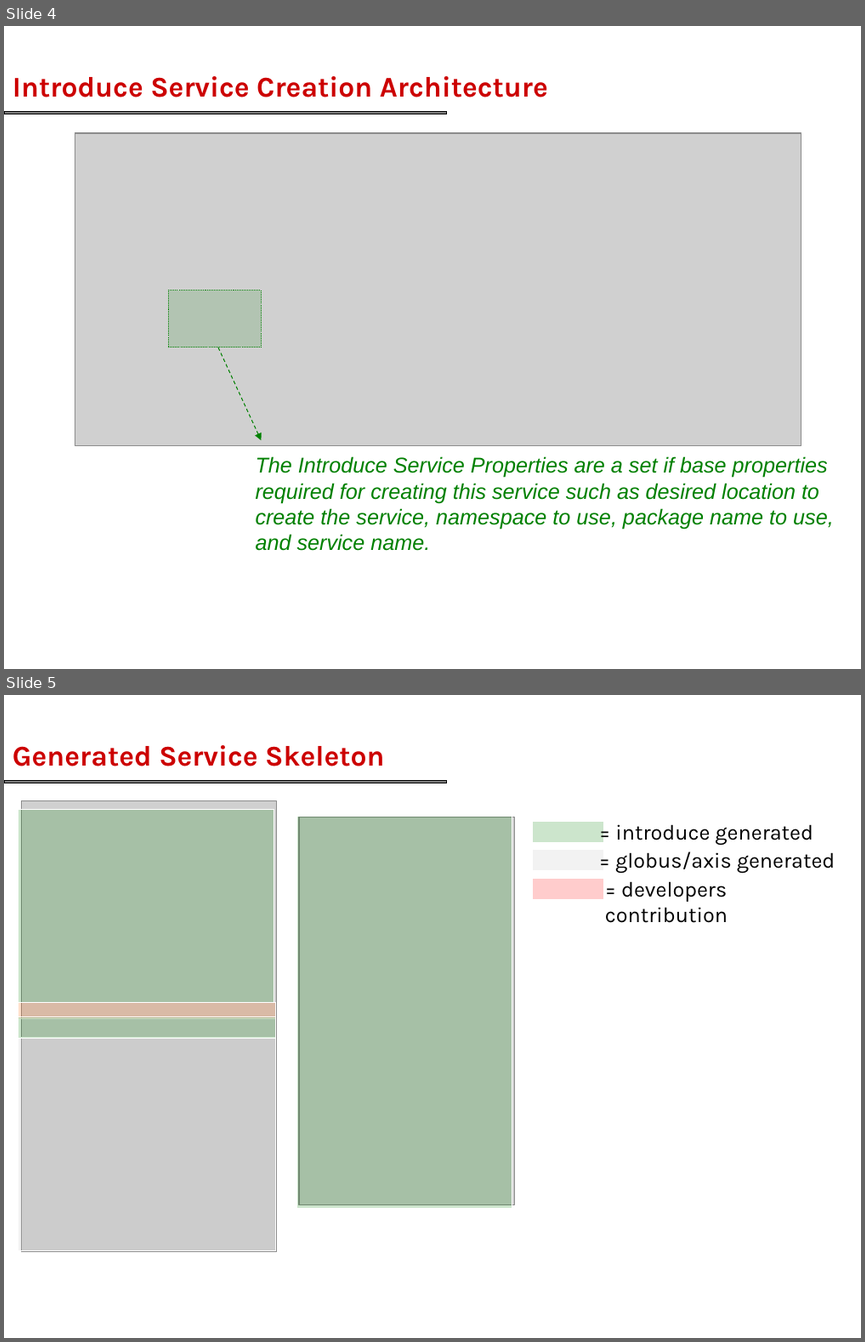
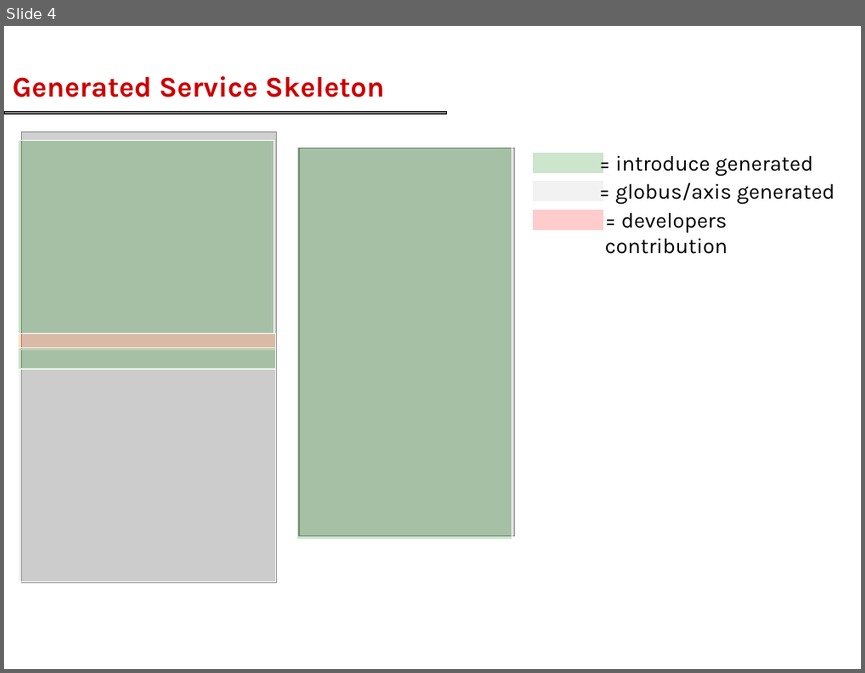
Before and after one commit to NCIP/cagrid-portal, a slide deck: cagrid-1-0/Documentation/presentations/introduce/introduce-overview-sc2006.ppt. Shown one above the other, each under a label of ours: slides 4 and 5 before the commit, slide 4 after it. The pictures are 865x1342 and 865x673 pixels, drawn with LibreOffice and Linux fonts; fonts in the diff are those of the drawing; grey boxes stand for pictures; background and template pictures are left out. Boxes give left, top, right and bottom in pixels: in the first picture for what was removed or moved away, otherwise in the second. Text is boxed around its words. In the diff, an @@ line names an element or a change of style, - is before the commit and + after.

```diff
--- a/cagrid-1-0/Documentation/presentations/introduce/introduce-overview-sc2006.ppt
+++ b/cagrid-1-0/Documentation/presentations/introduce/introduce-overview-sc2006.ppt
@@ slide 4 removed at (x1=4, y1=26, x2=861, y2=669), background #FFFFFF; not listed: 1 template element that a slide beside it also shows @@
@@ title removed at (x1=12, y1=76, x2=548, y2=97) @@
-Introduce Service Creation Architecture
@@ picture removed at (x1=75, y1=133, x2=800, y2=446) @@
@@ rectangle removed at (x1=169, y1=290, x2=261, y2=347) @@
@@ arrow removed from (218, 347) to (261, 440) @@
@@ text removed at (x1=256, y1=456, x2=834, y2=550) @@
-The Introduce Service Properties are a set if base properties
-required for creating this service such as desired location to
-create the service, namespace to use, package name to use,
-and service name.
@@ what was slide 5 is now slide 4 @@
```
Also in this commit, not shown: 1 other slide removed.
